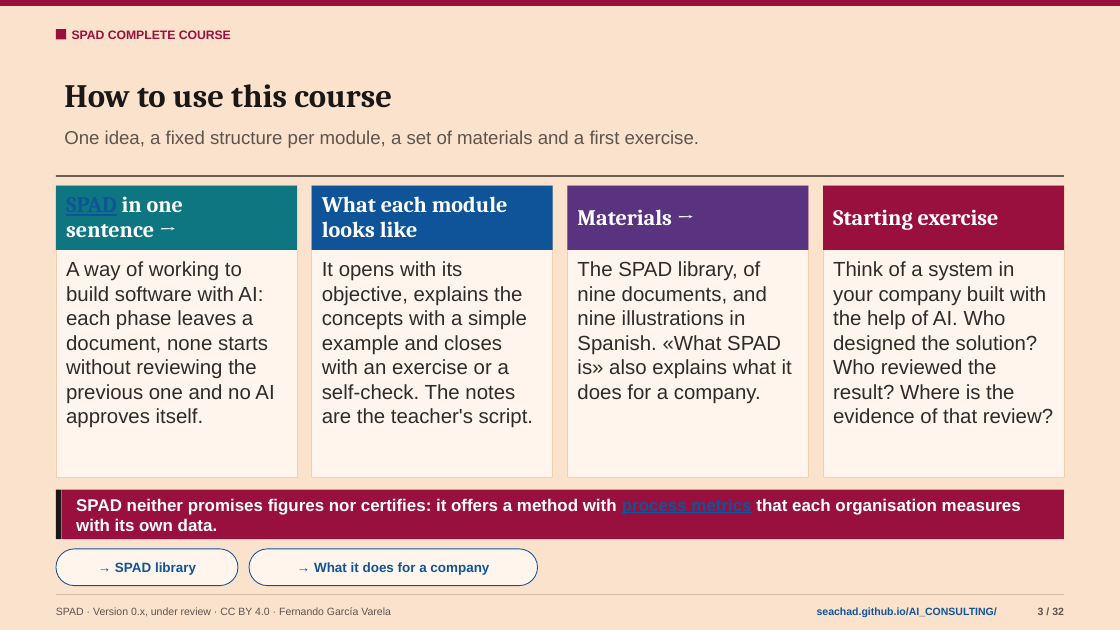
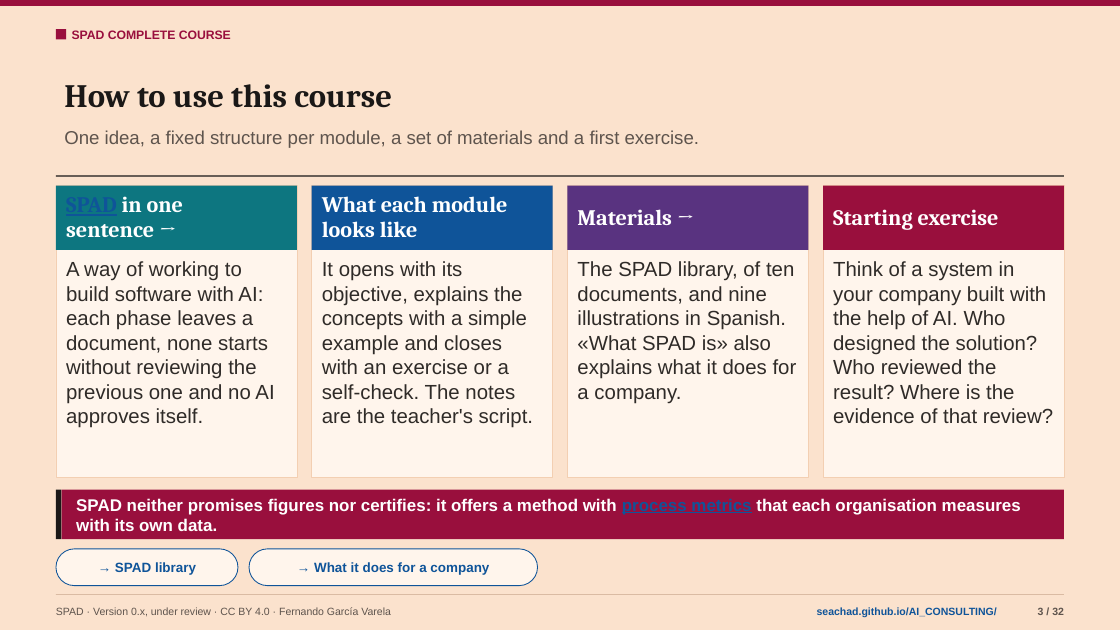
Before and after one commit to seachad/AI_CONSULTING, a slide deck: slide 3 of SPAD/pptx/en/presentaciones/SPAD_complete_course.pptx. Drawn at 1120x630 pixels with LibreOffice and Linux fonts; fonts in the diff are those of the drawing. Boxes give left, top, right and bottom in pixels: in the first picture for what was removed or moved away, otherwise in the second. Text is boxed around its words. In the diff, an @@ line names an element or a change of style, - is before the commit and + after.

```diff
--- a/SPAD/pptx/en/presentaciones/SPAD_complete_course.pptx
+++ b/SPAD/pptx/en/presentaciones/SPAD_complete_course.pptx
@@ text at [577,261,797,404]: text changed @@
-The SPAD library, of nine documents, and nine illustrations in Spanish. «What SPAD is» also explains what it does for a company.
+The SPAD library, of ten documents, and nine illustrations in Spanish. «What SPAD is» also explains what it does for a company.
```
Also in this commit, not shown: 57 other files.
